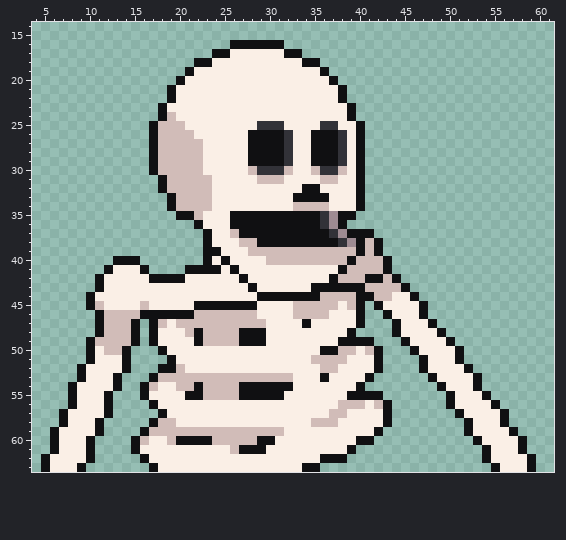
One commit to this pixel-art file: Assets/Cards/Special Cards/Necromancer/Skelly.aseprite. The picture above was drawn from the file before the commit.
64x64 pixels, 1 frame. Shown: x 4..61, y 14..63.
The same view after the edit:
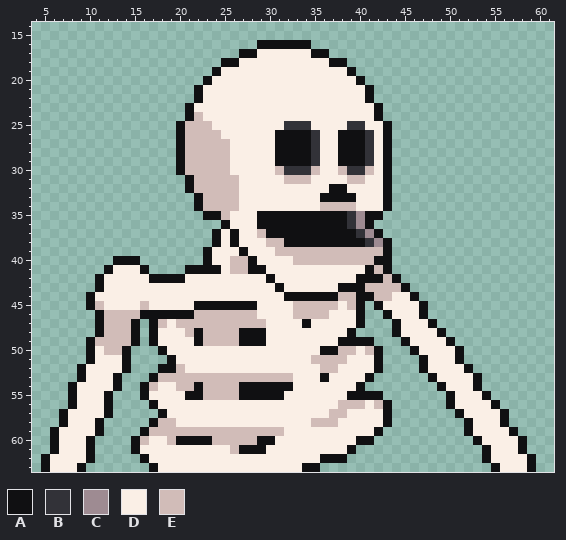
Palette (. is transparent): A #101012  B #323238  C #9e8b92  D #faefe6  E #d1bcb8
Changes in this commit:
Changed rows in their new state; - is an unchanged pixel.
Layer "Layer 2":
first column x 17:
16 ---------...---AAA---------
17 -------...AA---DDDAA-------
18 -----...AA-------DDDAA-----
19 ----...A-----------DDDA----
20 ---...A-------------DDDA---
21 --...A---------------DDDA--
22 --...A---------------DDDA--
23 -...A-----------------DDDA-
24 -...AE----------------DDDA-
25 ...AEEE-----DDDBBB-DD-BBDDA
26 ...A-EEE---DDD-AAABDDAA-BDA
27 ...A--EEE--DDD-AAABDDAA-BDA
28 ...A--EEE--DDD-AAABDDAA-BDA
29 ...A--EEE--DDD-AAABDDAA-BDA
30 ...A--EEE--DDDEBBB-DD-BBEDA
31 -...A--EEE--DDDEEE-DD-EEDDA
32 -...A--EEE-------DD-AA-DDDA
33 --...A-EEE------DDD-AAADDDA
34 --...A-EEE------DDD-EEEDDDA
35 ---...AAEDDD-------AA-BCAA-
36 -----...ADDD-------AA-BCA--
37 ------.A-ADDE-------AA-BCA-
38 ------.A-ADDDEE------AA-BCA
39 -------D--ADDD---------E-EA
40 --------DEEA-DDD------E--A-
41 ---------EEAA--------DDDA--
42 ----------D--A------DDDA---
43 -----------D--A---DDD------
44 ------------DDD----AA------
